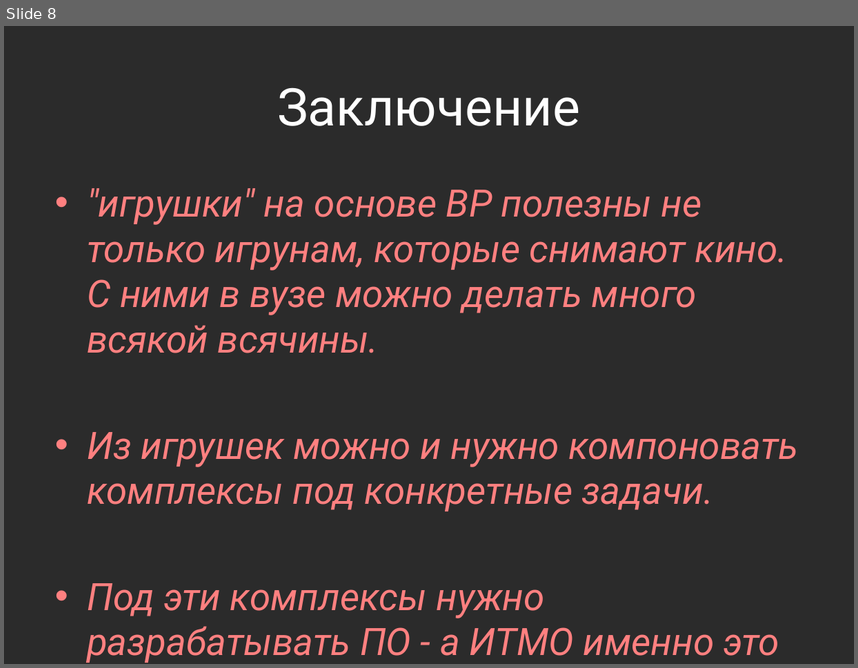
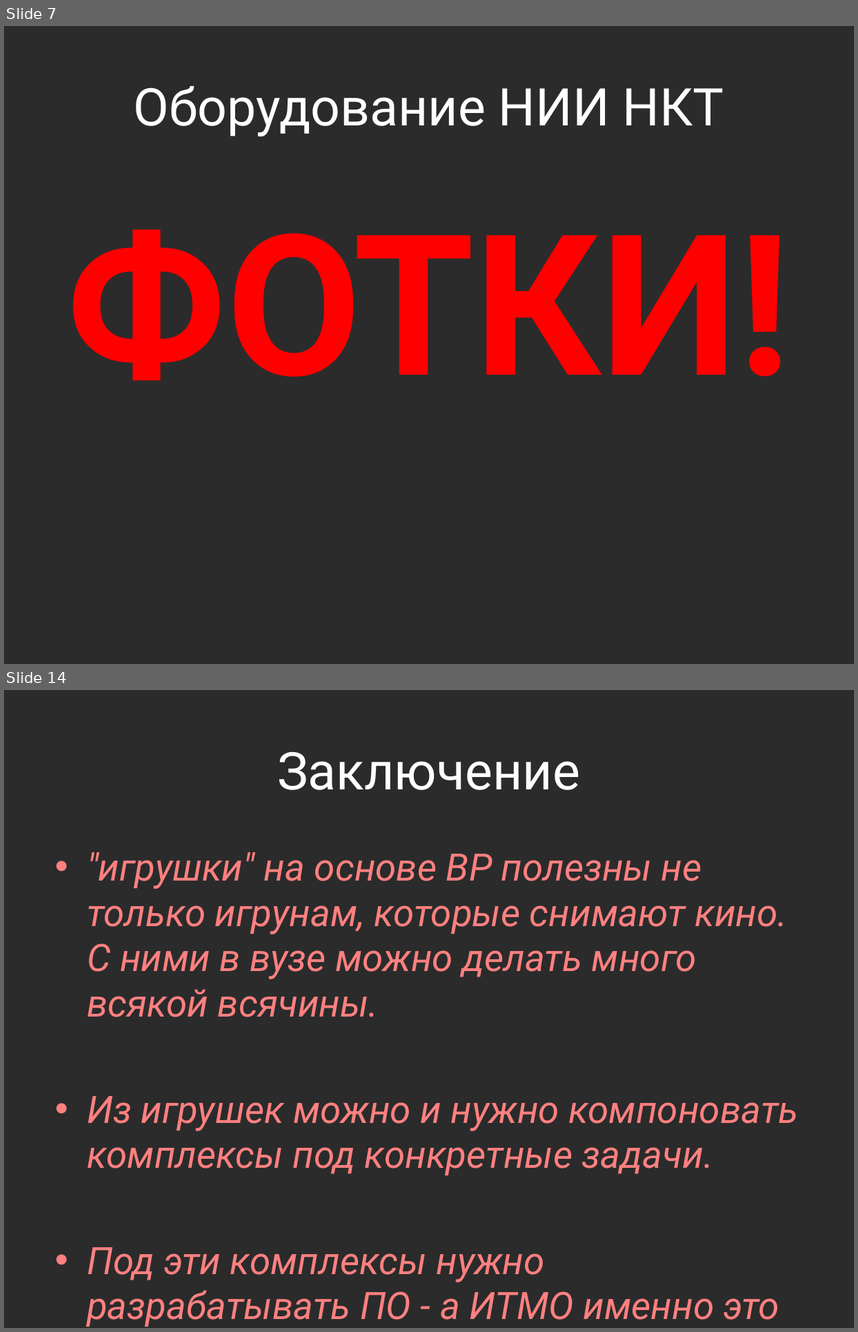
Before and after one commit to Jacobi20/quadro-xds, a slide deck: Docs/IT_Moscow.pptx. Shown one above the other, each under a label of ours: slide 8 before the commit, slides 7 and 14 after it; the slides between them are not shown. The pictures are 858x668 and 858x1332 pixels, drawn with LibreOffice and Linux fonts; fonts in the diff are those of the drawing; background and template pictures are left out; a plain dark background stands for a picture behind light text. Boxes give left, top, right and bottom in pixels: in the first picture for what was removed or moved away, otherwise in the second. Text is boxed around its words. In the diff, an @@ line names an element or a change of style, - is before the commit and + after.

```diff
--- a/Docs/IT_Moscow.pptx
+++ b/Docs/IT_Moscow.pptx
@@ slide 7 added at (4, 26, 854, 664), background picture (left out) @@
@@ title added at (133, 86, 724, 136), 44 pt, text #FFFFFF @@
+Оборудование НИИ НКТ
@@ text added at (66, 229, 791, 381), 166 pt, text #FF0000, bold @@
+ФОТКИ!
@@ what was slide 8 is now slide 14 @@
```
Also in this commit, not shown: 1 slide changed, 5 other slides added, 1 slide removed, 3 other files.
